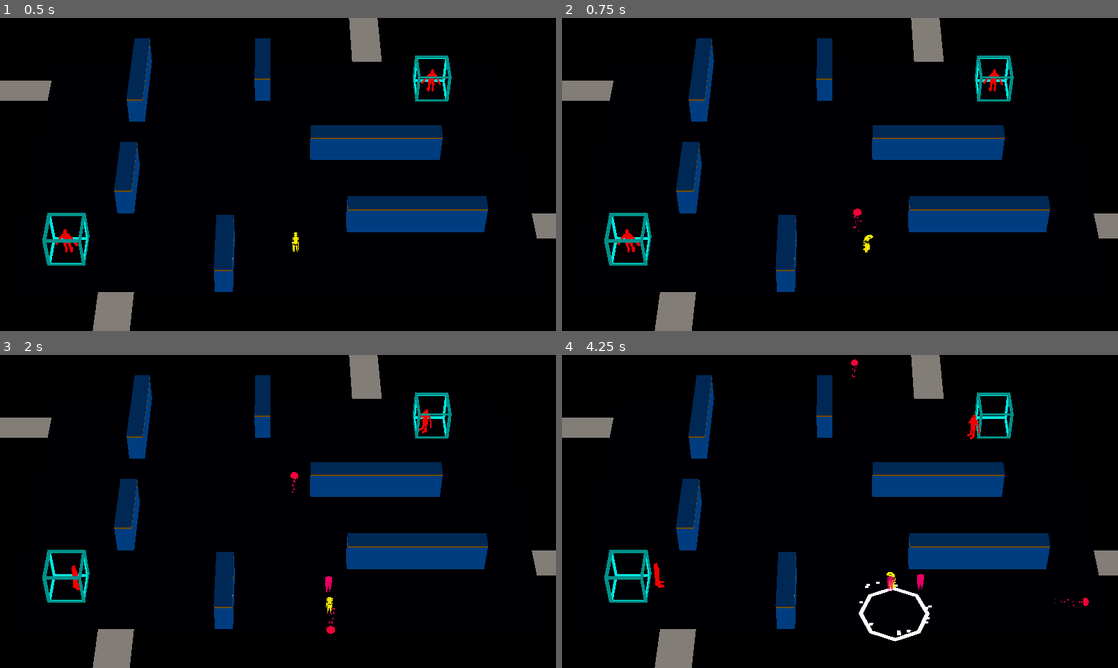
Above: before the commit, frames 1-4 (two rows, left to right).
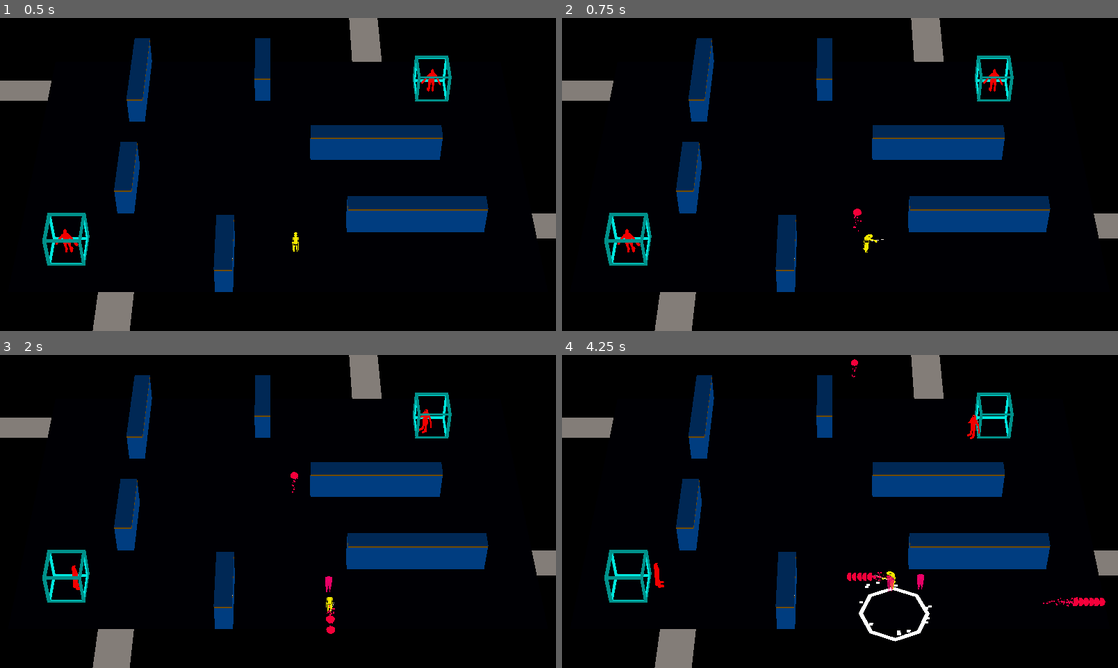
Above: after the commit, the same moments.

Repository: ralabate/30ddl
Game: Godot game, scene res://main.tscn
Same seed, same stepped clock (60 frames per second), same inputs: the game is played once before the commit and once after it.
Inputs:
- Up to frame 1 (0.5 s): no input
- Up to frame 2 (0.75 s): tap Enter (ui_accept) at 0.5 s; hold Right (ui_right) from 0.53 s (still down); hold Enter (ui_accept) from 0.53 s (still down)
- Up to frame 3 (2 s): release Right (ui_right) at 1.28 s; release Enter (ui_accept) at 1.28 s; hold Down (ui_down) from 1.28 s (still down); tap S (player_decoy) at 1.35 s; tap Enter (ui_accept) at 1.52, 1.55, 1.82 s
- Up to frame 4 (4.25 s): release Down (ui_down) at 2.03 s; hold Right (ui_right) 2.03-2.78 s; hold Enter (ui_accept) 2.03-2.78 s; tap A (player_mine) at 2.1 s; hold Up (ui_up) 2.78-3.53 s; tap Enter (ui_accept) at 2.85, 3.02, 3.32 s; hold Left (ui_left) from 3.53 s (still down); hold Enter (ui_accept) from 3.53 s (still down); tap S (player_decoy) at 3.6 s

Frame 1 is identical in both runs. In frame 2, less than 0.1% of the frame differs, in the area x 54-58%, y 69-75%; in frame 3, less than 0.1%; in frame 4, 0.3%, in the area x 51-98%, y 69-81%.

Commit message:
Put attack animation in-game, reduce cooldown

Diff:
--- a/gauntlet/player/player.gd
+++ b/gauntlet/player/player.gd
@@ -8,9 +8,10 @@
 signal death
 
 @export var SPEED = 2.5
-@export var TIME_BETWEEN_SHOTS = 1
+@export var TIME_BETWEEN_SHOTS = 0.1
 
-@onready var animation_player = %AnimatedMesh/AnimationPlayer
+@onready var lizardprince_idle = %lizardprince_idle
+@onready var lizardprince_attack = %lizardprince_attack
 @onready var health_component = %HealthComponent
 
 var bullet_template = preload("res://player/bullet.tscn")
@@ -31,7 +32,8 @@
 
 	health_component.death.connect(_on_death)
 
-	animation_player.play("lizardprince_idle")
+	lizardprince_idle.get_node("AnimationPlayer").play("lizardprince_idle")
+	lizardprince_attack.hide()
 
 
 func _physics_process(delta: float) -> void:
@@ -44,6 +46,9 @@
 			)
 		can_shoot = false
 		shot_timer.start()
+		lizardprince_attack.show()
+		lizardprince_attack.get_node("AnimationPlayer").play("lizardprince_attack")
+		lizardprince_idle.hide()
 
 	# Mines
 	if Input.is_action_just_pressed("player_mine"):
--- a/gauntlet/player/player.tscn
+++ b/gauntlet/player/player.tscn
@@ -1,8 +1,9 @@
-[gd_scene load_steps=5 format=3 uid="uid://bwl2b12apn8uh"]
+[gd_scene load_steps=6 format=3 uid="uid://bwl2b12apn8uh"]
 
 [ext_resource type="Script" uid="uid://c2rbukwe2bpc7" path="res://player/player.gd" id="1_4flbx"]
 [ext_resource type="PackedScene" uid="uid://b8lrhgxp8l2x" path="res://player/imported/lizardprince_idle.glb" id="2_rkbax"]
 [ext_resource type="Script" uid="uid://bund4vdf4u4yo" path="res://health_component.gd" id="3_g1dw6"]
+[ext_resource type="PackedScene" uid="uid://d1700w1hqtitw" path="res://player/imported/lizardprince_attack.glb" id="4_yw30f"]
 
 [sub_resource type="CapsuleShape3D" id="CapsuleShape3D_sh265"]
 
@@ -14,7 +15,7 @@
 [node name="CollisionShape3D" type="CollisionShape3D" parent="."]
 shape = SubResource("CapsuleShape3D_sh265")
 
-[node name="AnimatedMesh" parent="." instance=ExtResource("2_rkbax")]
+[node name="lizardprince_idle" parent="." instance=ExtResource("2_rkbax")]
 unique_name_in_owner = true
 transform = Transform3D(-1, 0, -8.74228e-08, 0, 1, 0, 8.74228e-08, 0, -1, 0, -1, 0)
 
@@ -23,3 +24,7 @@
 script = ExtResource("3_g1dw6")
 MAX_HEALTH = 1
 metadata/_custom_type_script = "uid://bund4vdf4u4yo"
+
+[node name="lizardprince_attack" parent="." instance=ExtResource("4_yw30f")]
+unique_name_in_owner = true
+transform = Transform3D(-1, 0, -8.74228e-08, 0, 1, 0, 8.74228e-08, 0, -1, 0, -1, 0)
Not shown, added: gauntlet/player/imported/lizardprince_attack.glb.import
